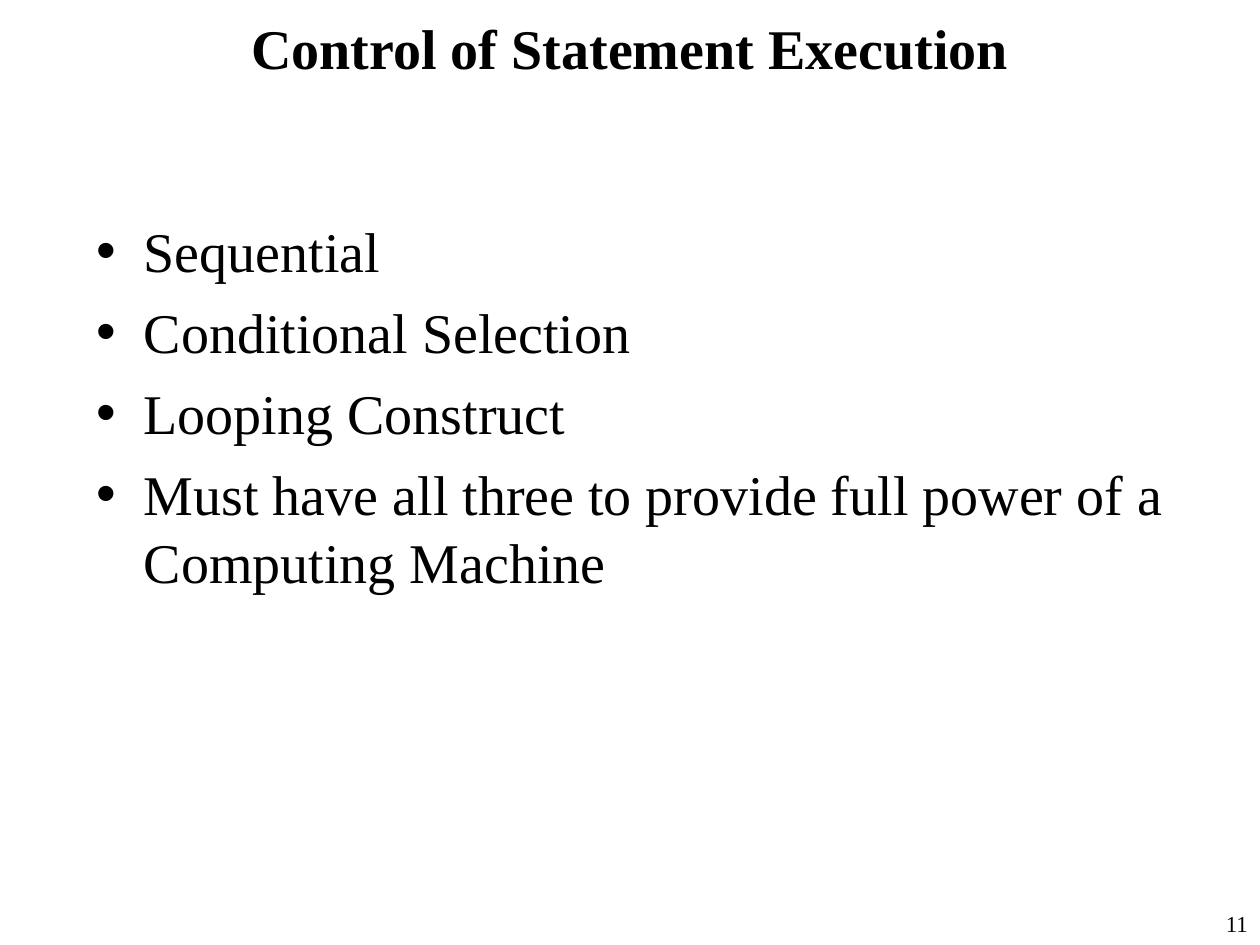
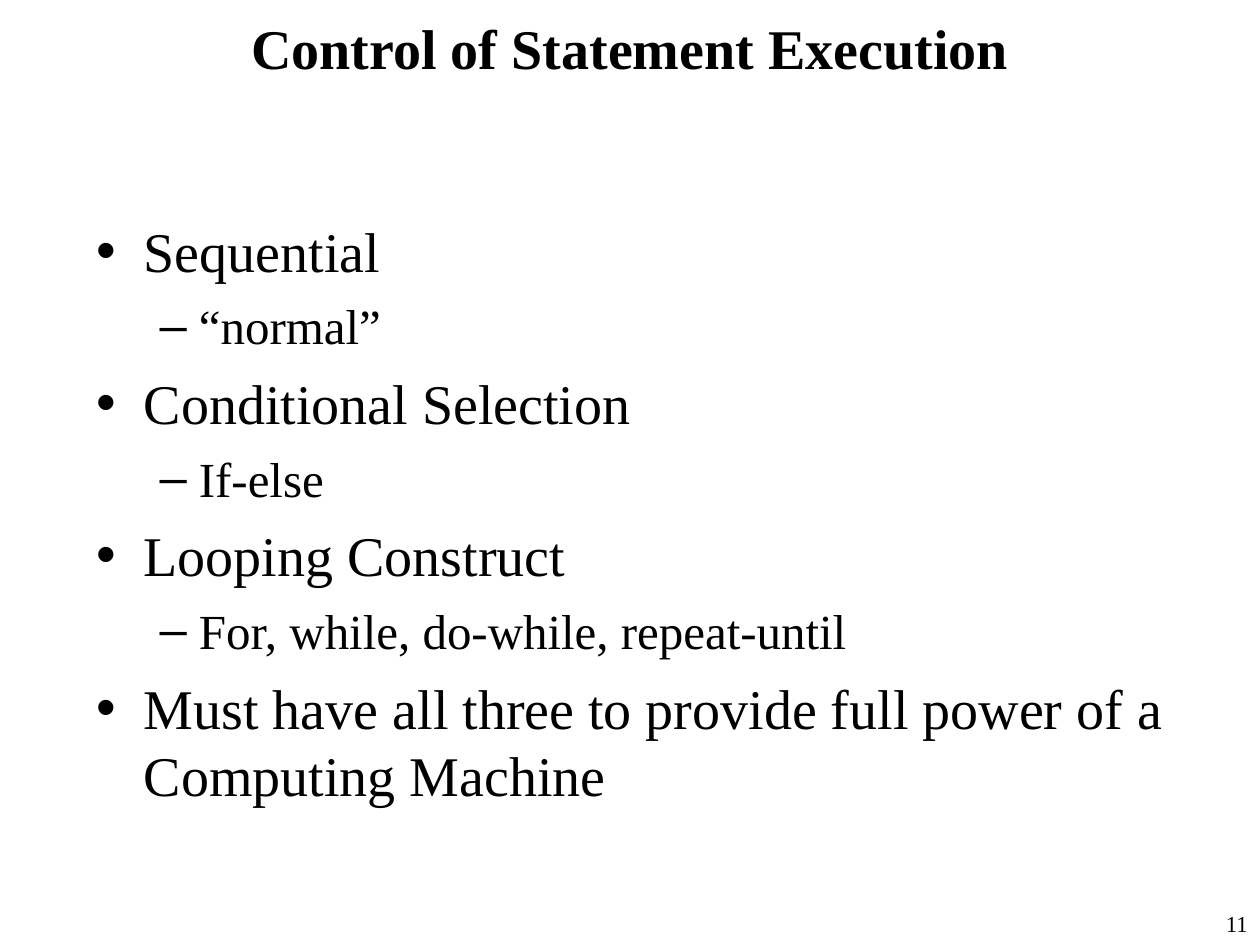
Before and after one commit to FlunkyHD/SPO, a slide deck: slide 11 of SPO/Exam PPT EDITED/SPOF21-Exam-1.ppt. Drawn at 1260x945 pixels with LibreOffice and Linux fonts; fonts in the diff are those of the drawing. Boxes give left, top, right and bottom in pixels: in the first picture for what was removed or moved away, otherwise in the second. Text is boxed around its words. In the diff, an @@ line names an element or a change of style, - is before the commit and + after.

```diff
--- a/SPO/Exam PPT EDITED/SPOF21-Exam-1.ppt
+++ b/SPO/Exam PPT EDITED/SPOF21-Exam-1.ppt
@@ text at <box>199,310,381,345</box>: paragraph added @@
+  – “normal”
@@ text at <box>199,462,324,498</box>: paragraph added @@
+  – If-else
@@ text at <box>199,615,846,659</box>: paragraph added @@
+  – For, while, do-while, repeat-until
```
Also in this commit, not shown: 6 other slides changed, 7 other files.
